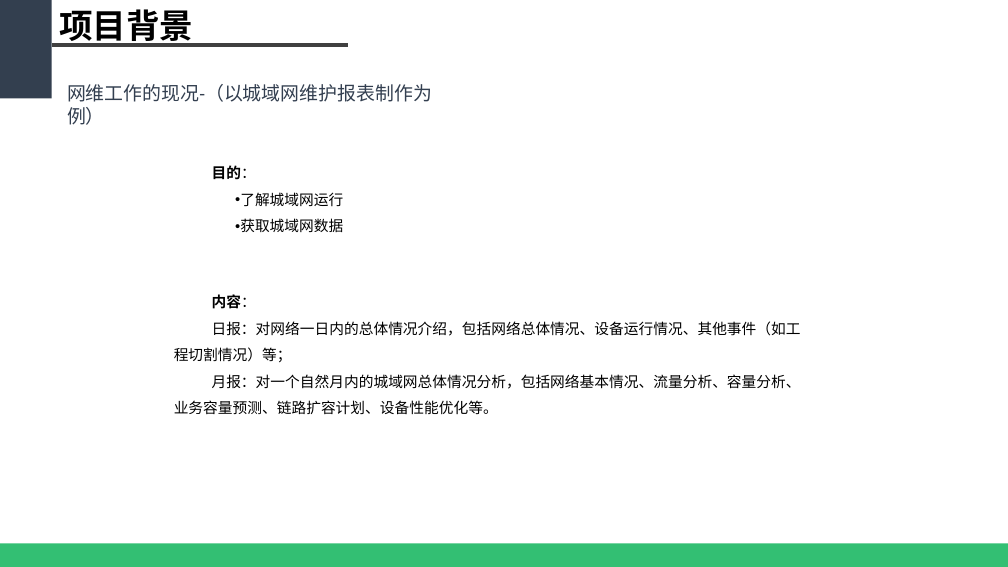
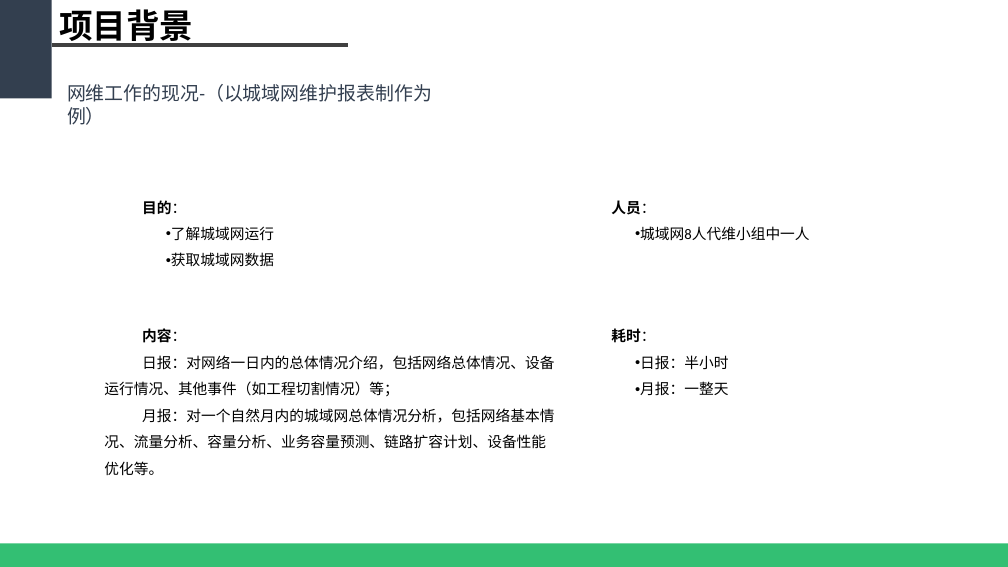
Before and after one commit to WeakX/ZHCM, a slide deck: slide 4 of PPT/(2018.01.16)基于大数据的智慧网络运维平台.pptx. Drawn at 1008x567 pixels with LibreOffice and Linux fonts; fonts in the diff are those of the drawing. Boxes give left, top, right and bottom in pixels: in the first picture for what was removed or moved away, otherwise in the second. Text is boxed around its words. In the diff, an @@ line names an element or a change of style, - is before the commit and + after.

```diff
--- a/PPT/(2018.01.16)基于大数据的智慧网络运维平台.pptx
+++ b/PPT/(2018.01.16)基于大数据的智慧网络运维平台.pptx
@@ text "目的：": place and size @@
-text "目的：" at <box>212,165,343,232</box>
+text "目的：" at <box>142,200,274,266</box>
@@ text added at <box>611,200,809,241</box>, 14 pt, text #000000 @@
+人员：
+• 城域网8人代维小组中一人
@@ text "内容：" rewrapped from <box>174,294,801,415</box> to <box>104,328,554,476</box> @@
@@ text added at <box>611,328,728,395</box>, 14 pt, text #000000 @@
+耗时：
+• 日报：半小时
+• 月报：一整天
```
Also in this commit, not shown: 12 other slides changed, 1 slide added, 4 other files.
